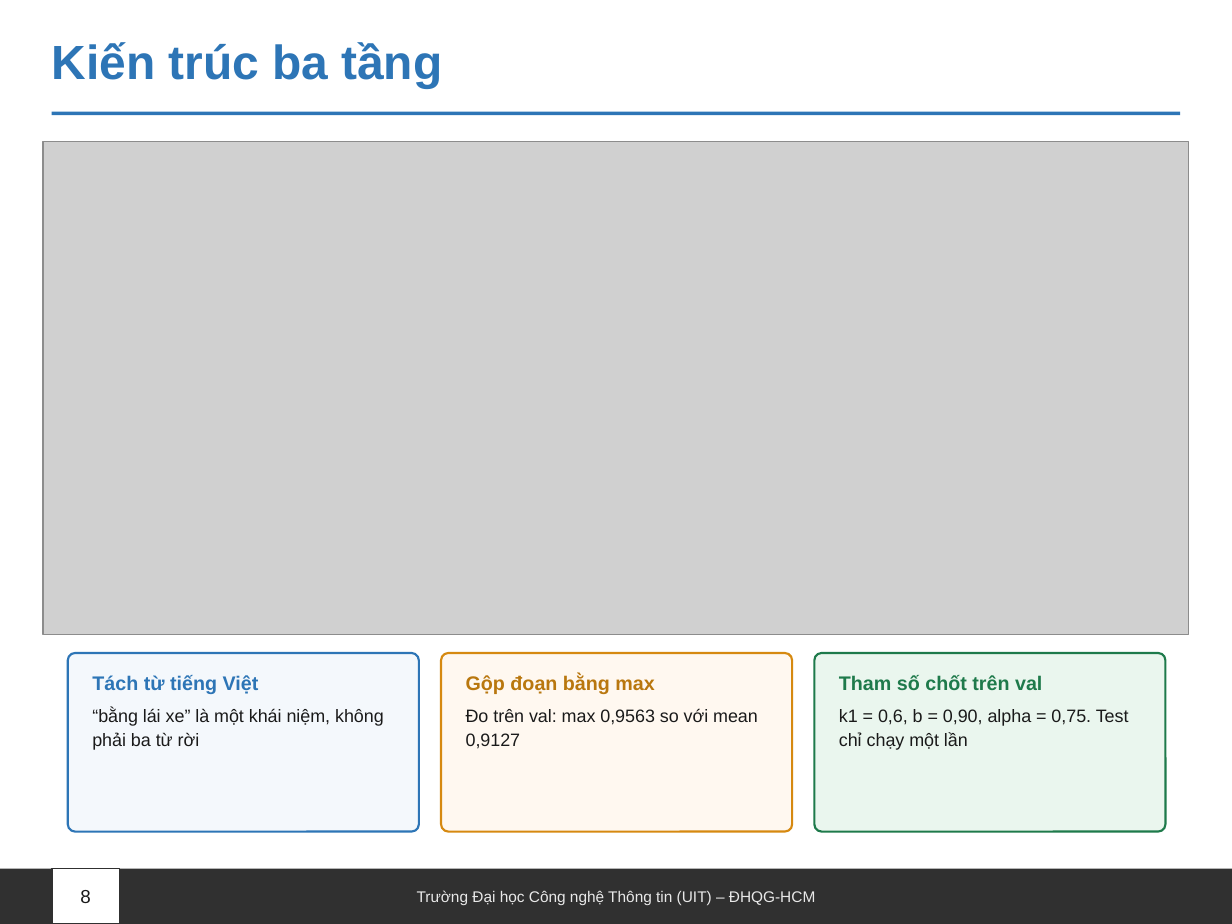
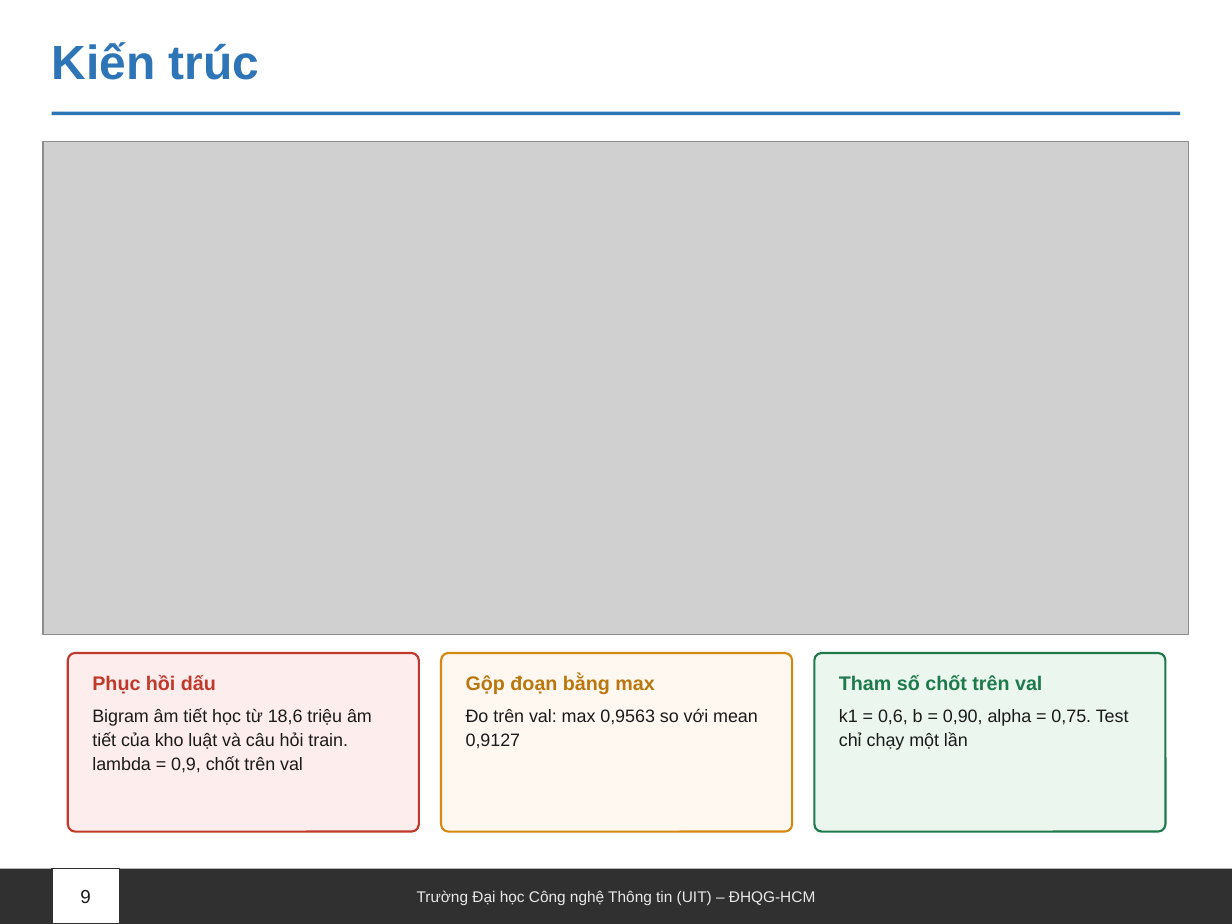
Before and after one commit to Messiac24/vietnamese-legal-retrieval-khong-dau, a slide deck: slide 9 of docs/slides/Nhom09_XLNNTN_BaoCao.pptx (slide 8 before the commit). Drawn at 1232x924 pixels with LibreOffice and Linux fonts; fonts in the diff are those of the drawing; grey boxes stand for pictures. Boxes give left, top, right and bottom in pixels: in the first picture for what was removed or moved away, otherwise in the second. Text is boxed around its words. In the diff, an @@ line names an element or a change of style, - is before the commit and + after.

```diff
--- a/docs/slides/Nhom09_XLNNTN_BaoCao.pptx
+++ b/docs/slides/Nhom09_XLNNTN_BaoCao.pptx
@@ text at (x1=52, y1=42, x2=259, y2=80): text changed @@
-Kiến trúc ba tầng
+Kiến trúc
@@ rounded rectangle at (x1=68, y1=653, x2=419, y2=832): fill #F4F8FC to #FDEDEC; outline #2D75B6 1.25 pt to #C0392B 1.25 pt @@
@@ text at (x1=92, y1=675, x2=216, y2=694): text changed; text colour #2D75B6 to #C0392B @@
-Tách từ tiếng Việt
+Phục hồi dấu
@@ text at (x1=92, y1=708, x2=372, y2=773): text changed @@
-“bằng lái xe” là một khái niệm, không phải ba từ rời
+Bigram âm tiết học từ 18,6 triệu âm tiết của kho luật và câu hỏi train. lambda = 0,9, chốt trên val
@@ text at (x1=80, y1=890, x2=90, y2=903): text changed @@
-8
+9
```
Also in this commit, not shown: 11 other slides changed, 5 slides added, 1 slide removed, 5 other files.
